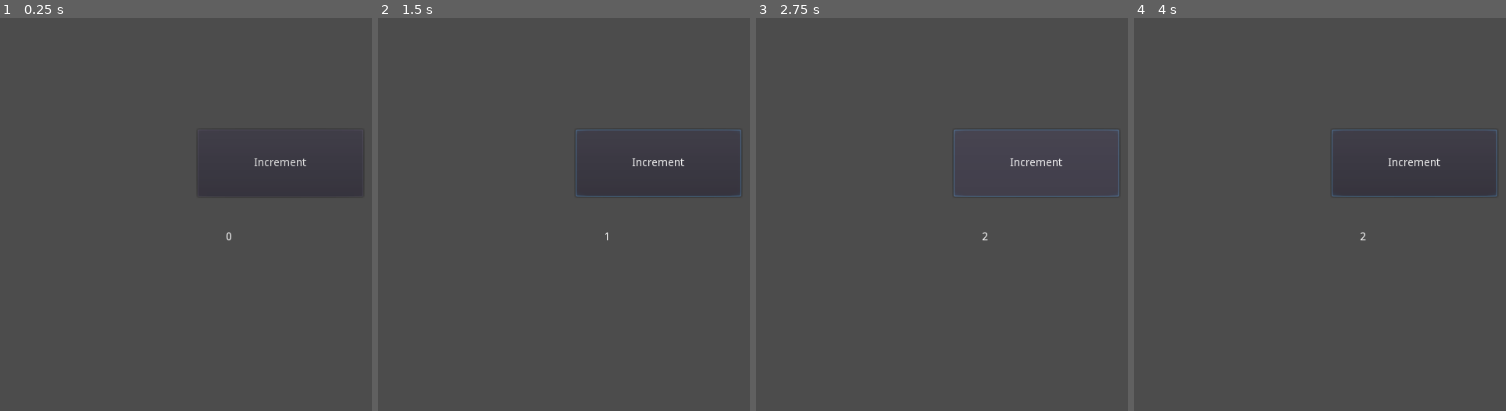
Above: before the commit, frames 1-4 (left to right).
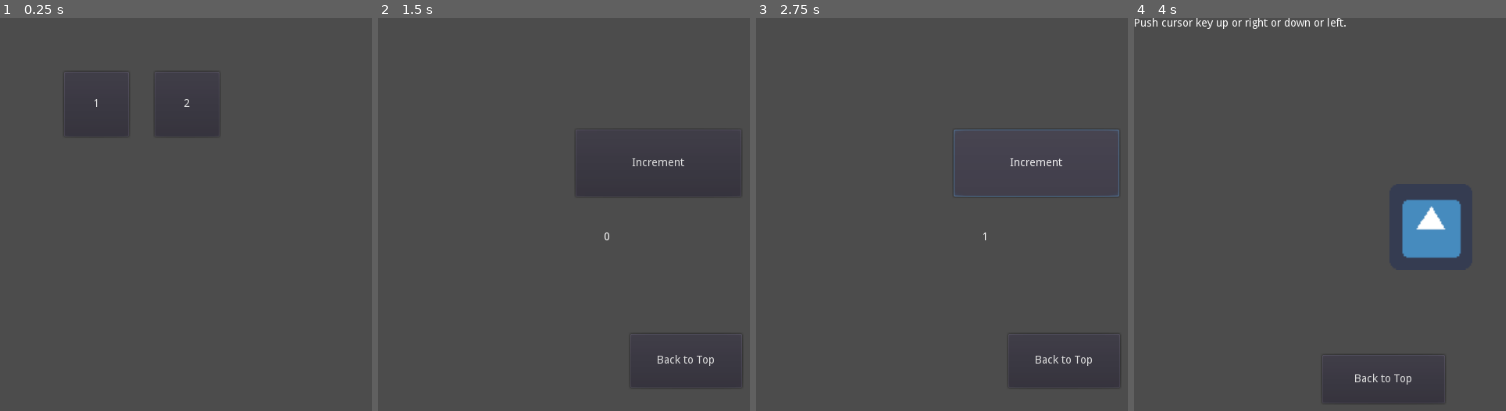
Above: after the commit, the same moments.

Repository: jiro4989/godot_practice
Game: Godot game, scene res://Top.tscn
Same seed, same stepped clock (60 frames per second), same inputs: the game is played once before the commit and once after it. Before the commit the project starts from res://s001_counter/s001_counter.tscn. The engine's default icon, where the game draws it, is replaced by a stand-in: a white triangle on a blue panel in a dark square.
Inputs (mouse positions are in pixels of both pictures, inside the frame that each line leads up to):
- Up to frame 1 (0.25 s): no input
- Up to frame 2 (1.5 s): click (657, 163) at 0.5 s, where only the run before the commit has a clickable "Increment"; click (474, 104) at 1.25 s, where only the run after the commit has a clickable "1"
- Up to frame 3 (2.75 s): click "Increment" at 2 s
- Up to frame 4 (4 s): click (1442, 359) at 2.75 s, where only the run after the commit has a clickable "Back to Top"; click (1320, 104) at 3.5 s, where only the run after the commit has a clickable "2"

The runs differ from the first frame. In frame 1, 0.3% of the frame differs, in the area x 25-96%, y 20-57%; in frame 2, 0.4%; in frame 3, 0.2%; in frame 4, 3.4%, in the area x 0-98%, y 0-98%.

Commit message:
画面遷移できるようにした

Diff:
--- /dev/null
+++ b/Top.gd
@@ -0,0 +1,15 @@
+extends Node2D
+
+
+
+# Called when the node enters the scene tree for the first time.
+func _ready():
+	pass # Replace with function body.
+
+
+func _on_Button001_pressed():
+	get_tree().change_scene("res://s001_counter/s001_counter.tscn")
+
+
+func _on_Button002_pressed():
+	get_tree().change_scene("res://s002_keyinput/Scene.tscn")
--- /dev/null
+++ b/Top.tscn
@@ -0,0 +1,38 @@
+[gd_scene load_steps=2 format=2]
+
+[ext_resource path="res://Top.gd" type="Script" id=1]
+
+[node name="Node2D" type="Node2D"]
+script = ExtResource( 1 )
+
+[node name="Control" type="Control" parent="."]
+margin_right = 40.0
+margin_bottom = 40.0
+__meta__ = {
+"_edit_use_anchors_": false
+}
+
+[node name="Button001" type="Button" parent="Control"]
+margin_left = 82.0
+margin_top = 69.0
+margin_right = 165.0
+margin_bottom = 152.0
+rect_pivot_offset = Vector2( 101, 107 )
+text = "1"
+__meta__ = {
+"_edit_use_anchors_": false
+}
+
+[node name="Button002" type="Button" parent="Control"]
+margin_left = 198.0
+margin_top = 69.0
+margin_right = 281.0
+margin_bottom = 152.0
+rect_pivot_offset = Vector2( 101, 107 )
+text = "2"
+__meta__ = {
+"_edit_use_anchors_": false
+}
+
+[connection signal="pressed" from="Control/Button001" to="." method="_on_Button001_pressed"]
+[connection signal="pressed" from="Control/Button002" to="." method="_on_Button002_pressed"]
--- a/project.godot
+++ b/project.godot
@@ -11,7 +11,7 @@
 [application]
 
 config/name="godot_practice"
-run/main_scene="res://s001_counter/s001_counter.tscn"
+run/main_scene="res://Top.tscn"
 config/icon="res://icon.png"
 
 [autoload]
--- /dev/null
+++ b/s001_counter/BackToTop.gd
@@ -0,0 +1,20 @@
+extends Button
+
+
+# Declare member variables here. Examples:
+# var a = 2
+# var b = "text"
+
+
+# Called when the node enters the scene tree for the first time.
+func _ready():
+	pass # Replace with function body.
+
+
+# Called every frame. 'delta' is the elapsed time since the previous frame.
+#func _process(delta):
+#	pass
+
+
+func _on_BackToTop_pressed():
+	get_tree().change_scene("res://Top.tscn")
--- a/s001_counter/s001_counter.tscn
+++ b/s001_counter/s001_counter.tscn
@@ -1,7 +1,8 @@
-[gd_scene load_steps=3 format=2]
+[gd_scene load_steps=4 format=2]
 
 [ext_resource path="res://s001_counter/s001_counter.gd" type="Script" id=1]
 [ext_resource path="res://s001_counter/CounterLabel.gd" type="Script" id=2]
+[ext_resource path="res://s001_counter/BackToTop.gd" type="Script" id=3]
 
 [node name="Node2D" type="Node2D"]
 
@@ -27,4 +28,16 @@
 "_edit_use_anchors_": false
 }
 
+[node name="BackToTop" type="Button" parent="."]
+margin_left = 323.0
+margin_top = 405.0
+margin_right = 466.0
+margin_bottom = 474.0
+text = "Back to Top"
+script = ExtResource( 3 )
+__meta__ = {
+"_edit_use_anchors_": false
+}
+
 [connection signal="pressed" from="Button" to="Button" method="_on_Button_pressed"]
+[connection signal="pressed" from="BackToTop" to="BackToTop" method="_on_BackToTop_pressed"]
--- /dev/null
+++ b/s002_keyinput/BackToTop.gd
@@ -0,0 +1,20 @@
+extends Button
+
+
+# Declare member variables here. Examples:
+# var a = 2
+# var b = "text"
+
+
+# Called when the node enters the scene tree for the first time.
+func _ready():
+	pass # Replace with function body.
+
+
+# Called every frame. 'delta' is the elapsed time since the previous frame.
+#func _process(delta):
+#	pass
+
+
+func _on_BackToTop_pressed():
+	get_tree().change_scene("res://Top.tscn")
--- a/s002_keyinput/Scene.tscn
+++ b/s002_keyinput/Scene.tscn
@@ -1,7 +1,8 @@
-[gd_scene load_steps=3 format=2]
+[gd_scene load_steps=4 format=2]
 
 [ext_resource path="res://icon.png" type="Texture" id=1]
 [ext_resource path="res://s002_keyinput/Icon.gd" type="Script" id=2]
+[ext_resource path="res://s002_keyinput/BackToTop.gd" type="Script" id=3]
 
 [node name="Node2D" type="Node2D"]
 
@@ -20,3 +21,16 @@
 __meta__ = {
 "_edit_use_anchors_": false
 }
+
+[node name="BackToTop" type="Button" parent="."]
+margin_left = 241.0
+margin_top = 432.0
+margin_right = 398.0
+margin_bottom = 494.0
+text = "Back to Top"
+script = ExtResource( 3 )
+__meta__ = {
+"_edit_use_anchors_": false
+}
+
+[connection signal="pressed" from="BackToTop" to="BackToTop" method="_on_BackToTop_pressed"]
